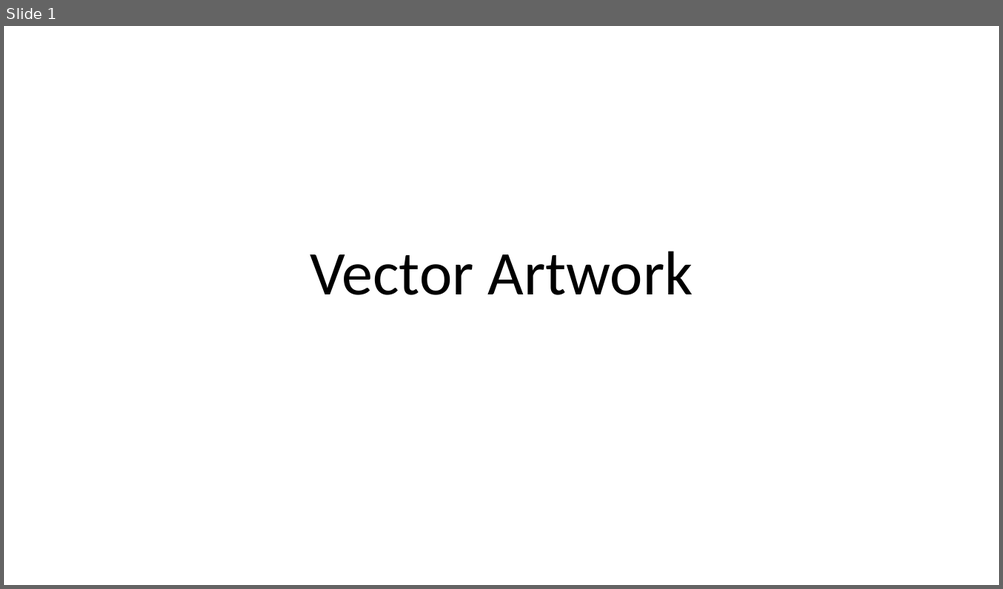
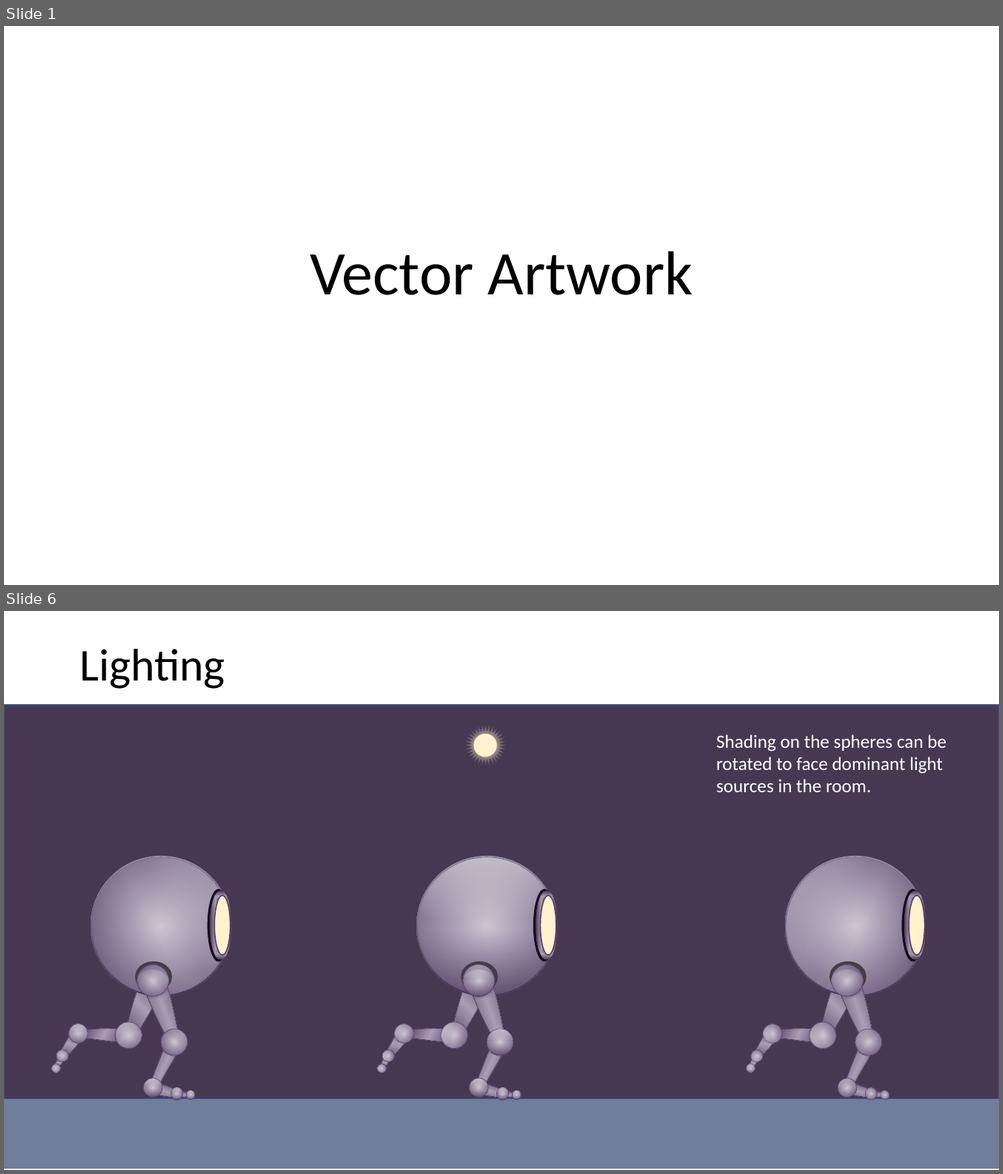
Before and after one commit to MillerMark/CodeRushed-1, a slide deck: Design Notes/Game 1 - Vector Artwork.pptx. Shown one above the other, each under a label of ours: slide 1 before the commit, slides 1 and 6 after it; the slides between them are not shown. The pictures are 1003x589 and 1003x1174 pixels, drawn with LibreOffice and Linux fonts; fonts in the diff are those of the drawing. Boxes give left, top, right and bottom in pixels: in the first picture for what was removed or moved away, otherwise in the second. Text is boxed around its words. In the diff, an @@ line names an element or a change of style, - is before the commit and + after.

```diff
--- a/Design Notes/Game 1 - Vector Artwork.pptx
+++ b/Design Notes/Game 1 - Vector Artwork.pptx
@@ slide 6 added at (x1=4, y1=611, x2=999, y2=1170), background #FFFFFF @@
@@ title added at (x1=79, y1=649, x2=225, y2=689), 44 pt, text #000000 @@
+Lighting
@@ rectangle added at (x1=4, y1=705, x2=999, y2=1099), fill #473852, outline #325491 1 pt @@
@@ star added at (x1=458, y1=718, x2=512, y2=772), fill gradient #FFF2CC @@
@@ ellipse added at (x1=473, y1=734, x2=496, y2=758), fill #FFF2CC @@
@@ text added at (x1=716, y1=735, x2=946, y2=792), 18 pt, text #FFFFFF @@
+Shading on the spheres can be rotated to face dominant light sources in the room.
@@ group added at (x1=50, y1=833, x2=255, y2=1102): 25 ellipses, 12 freeform shapes @@
@@ group added at (x1=376, y1=856, x2=558, y2=1102): 25 ellipses, 12 freeform shapes @@
@@ group added at (x1=745, y1=835, x2=946, y2=1103): 25 ellipses, 12 freeform shapes @@
@@ rectangle added at (x1=4, y1=1099, x2=999, y2=1170), fill #6F7E99 @@
```
Also in this commit, not shown: 1 slide changed, 15 other slides added, 1 slide removed, 2 other files.
